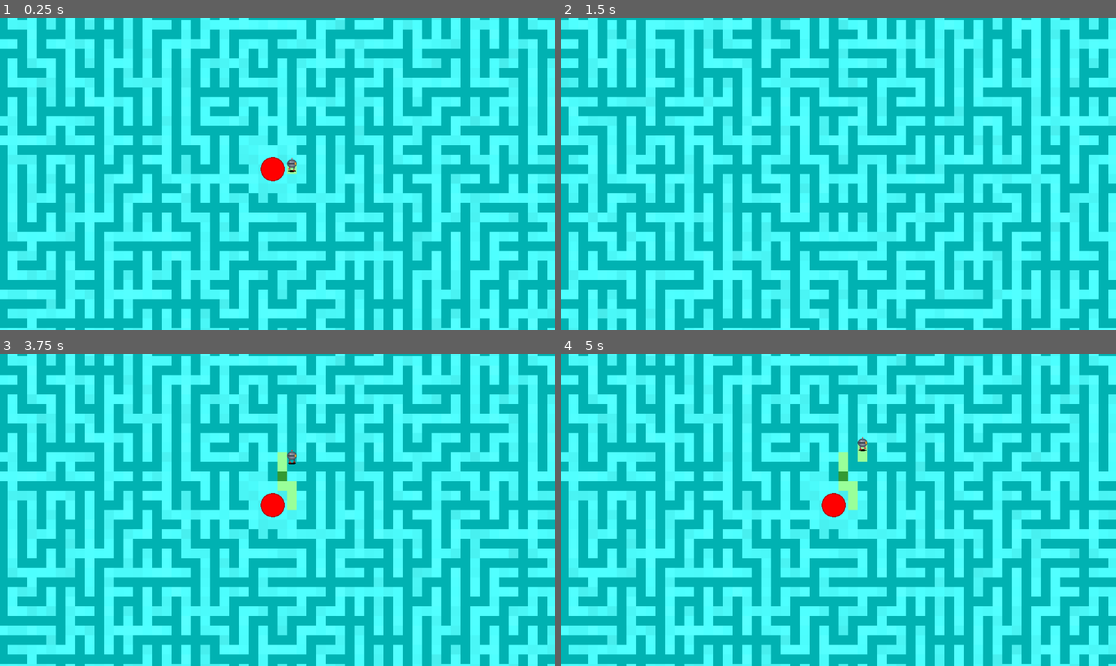
Above: before the commit, frames 1-4 (two rows, left to right).
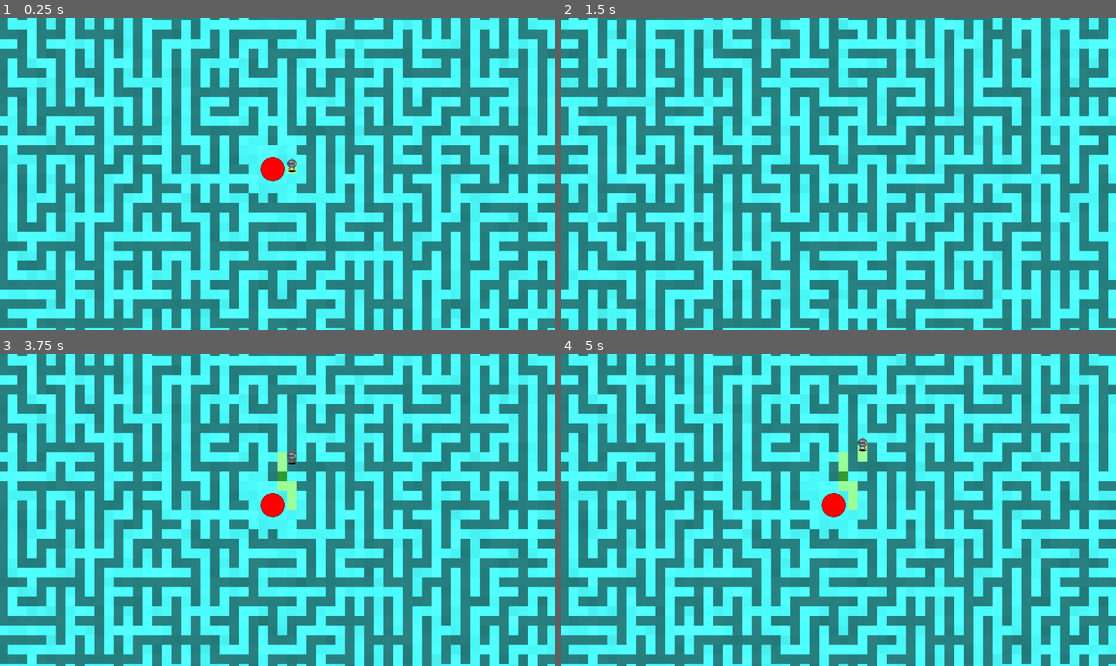
Above: after the commit, the same moments.

Repository: Onheiron/robottini-in-un-labirinto-pazzeschissimo
Game: Godot game, scene res://main.tscn
The game is run twice, just before and just after one commit, with the same random seed, the same clock (stepped at 60 frames per second) and the same inputs.
Inputs (mouse positions are in pixels of both pictures, inside the frame that each line leads up to):
- Up to frame 1 (0.25 s): no input
- Up to frame 2 (1.5 s): move the mouse to (960, 158) at 0.52 s; hold Right (ui_right) 0.53-1.25 s; click (960, 158) at 0.67 s; tap Enter at 1.25 s; drag from (727, 189) to (810, 236) at 1.27 s
- Up to frame 3 (3.75 s): tap Space at 2, 3.5 s; move the mouse to (333, 441) at 2.02 s; hold Right (ui_right) 2.03-2.75 s; tap Enter at 2.75 s; drag from (249, 572) to (111, 463) at 2.77 s; move the mouse to (444, 556) at 3.52 s; hold Left (ui_left) from 3.53 s (still down)
- Up to frame 4 (5 s): release Left (ui_left) at 4.25 s; drag from (672, 463) to (755, 432) at 4.27 s

The runs differ from the first frame. In frame 1, 50% of the frame differs, in the area x 0-100%, y 0-100%; in frame 2, 50%; in frame 3, 50%; in frame 4, 50%.

Commit message:
biome ground

Diff:
--- a/scripts/maze_generator.gd
+++ b/scripts/maze_generator.gd
@@ -480,16 +480,18 @@
 			if is_removed:
 				cell_type = MazeBuilder.CellType.PATH
 
-			# Calcola colore del bioma per questa cella
+			# Calcola coordinate globali
 			var global_x = current_meta_cell_x * meta_maze_size + current_cell_x
 			var global_y = current_meta_cell_y * meta_maze_size + current_cell_y
-			var biome_color = biome_manager.get_dominant_biome_color(global_x, global_y)
 
 			# Colora diversamente le tile visitate dal robot
 			var color: Color
 			if cell_type == MazeBuilder.CellType.WALL:
-				# Muri: usa colore del bioma scurito
-				color = biome_color.darkened(0.3)
+				# Muri: usa lo stesso sistema del pavimento con noise
+				# così i muri seguono il colore del bioma locale
+				var wall_tile_color = biome_manager.get_tile_color(global_x, global_y, x, y)
+				# Scurisci per distinguerli dal pavimento
+				color = wall_tile_color.darkened(0.5)
 			else:
 				# Pavimento: usa noise per variare luminosità e mix di biomi
 				var tile_color = biome_manager.get_tile_color(global_x, global_y, x, y)
